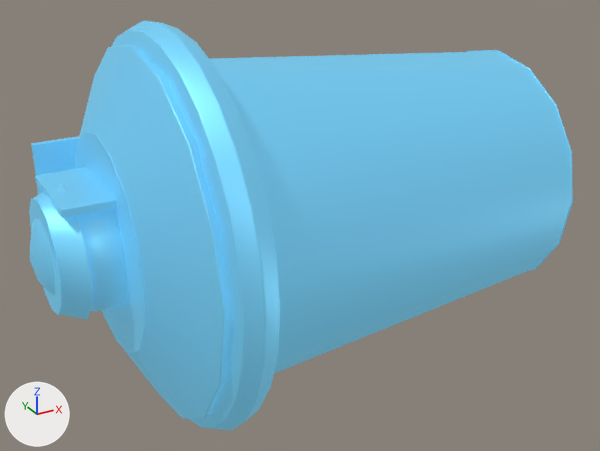
The Blender file assets/ships/parts/blender/engine_plasma_ring_authored.blend: old version first, new version second.
Camera for both pictures: a 50 mm lens placed at (-0.95, -3.7, 1.72), pointed at (1.04, -0.07, -0.1). Lighting does not change. The marker at lower left points along +X, +Y and +Z. The first picture is the older version.

Names of what the first picture shows: 'DET_corporate_polish_band', 'DET_fusion_coil_ring', 'HOOK_DRIVE_CORE', 'HOOK_DRIVE_PLUME', 'LOD0_ENGINE_PLASMA_RING_MAIN', 'Plasma_Ring_Outer'.
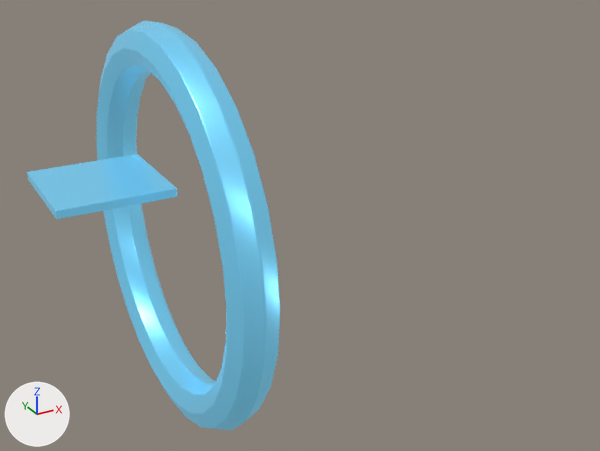
Boxes (x1, y1, x2, y2) around the edits, measured in the pictures (600 x 451 px):
'LOD0_ENGINE_PLASMA_RING_MAIN', hidden: before (75, 45, 573, 419)
'Plasma_Ring_Outer', surface changed: (111, 21, 280, 419) in both
'DET_fusion_coil_ring', surface changed, moved, rescaled: before (35, 167, 117, 218); after (27, 154, 177, 219)
'HOOK_DRIVE_CORE', hidden: before (30, 208, 127, 311)
'HOOK_DRIVE_PLUME', hidden: before (29, 184, 92, 320)
'DET_corporate_polish_band', hidden: before (31, 136, 79, 195)

Diff of the bpy script that builds the scene:
```diff
--- a/assets/ships/parts/blender/engine_plasma_ring_authored.blend.py
+++ b/assets/ships/parts/blender/engine_plasma_ring_authored.blend.py
@@ mat_material_accent @@
 mat_material_accent.emission_strength = 0.28
+mat_material_accent.roughness = 0.32
@@ ob_lod0_engine_plasma_ring_main @@
 _m = ob_lod0_engine_plasma_ring_main.modifiers.new('SF_WN', 'WEIGHTED_NORMAL')
 _m.keep_sharp = True
+ob_lod0_engine_plasma_ring_main.hide_render = True
@@ ob_hook_drive_core @@
 _m = ob_hook_drive_core.modifiers.new('SF_WN', 'WEIGHTED_NORMAL')
 _m.keep_sharp = True
+ob_hook_drive_core.hide_render = True
@@ ob_hook_drive_plume @@
 ob_hook_drive_plume.location = (-0.22, 0.0, 0.0)
-_m = ob_hook_drive_plume.modifiers.new('SF_Bevel', 'BEVEL')
-_m.width = 0.0062
-_m.width_pct = 0.0062
-_m.segments = 2
-_m.angle_limit = 0.698
 _m = ob_hook_drive_plume.modifiers.new('SF_WN', 'WEIGHTED_NORMAL')
 _m.keep_sharp = True
+ob_hook_drive_plume.hide_render = True
@@ ob_det_corporate_polish_band @@
 ob_det_corporate_polish_band.parent = ob_engine_plasma_ring
-ob_det_corporate_polish_band.location = (0.0, 0.5, 0.0)
+ob_det_corporate_polish_band.location = (0.0, 0.5, 0.012)
 _m = ob_det_corporate_polish_band.modifiers.new('SF_Bevel', 'BEVEL')
@@ ob_det_corporate_polish_band @@
 _m = ob_det_corporate_polish_band.modifiers.new('SF_WN', 'WEIGHTED_NORMAL')
 _m.keep_sharp = True
+ob_det_corporate_polish_band.hide_render = True
@@ ob_det_fusion_coil_ring @@
 ob_det_fusion_coil_ring.parent = ob_engine_plasma_ring
-ob_det_fusion_coil_ring.location = (0.0, 0.0, 0.3)
+ob_det_fusion_coil_ring.location = (0.0, 0.0, 0.312)
+ob_det_fusion_coil_ring.scale = (1.12, 1.12, 1.12)
 _m = ob_det_fusion_coil_ring.modifiers.new('SF_Bevel', 'BEVEL')
```
